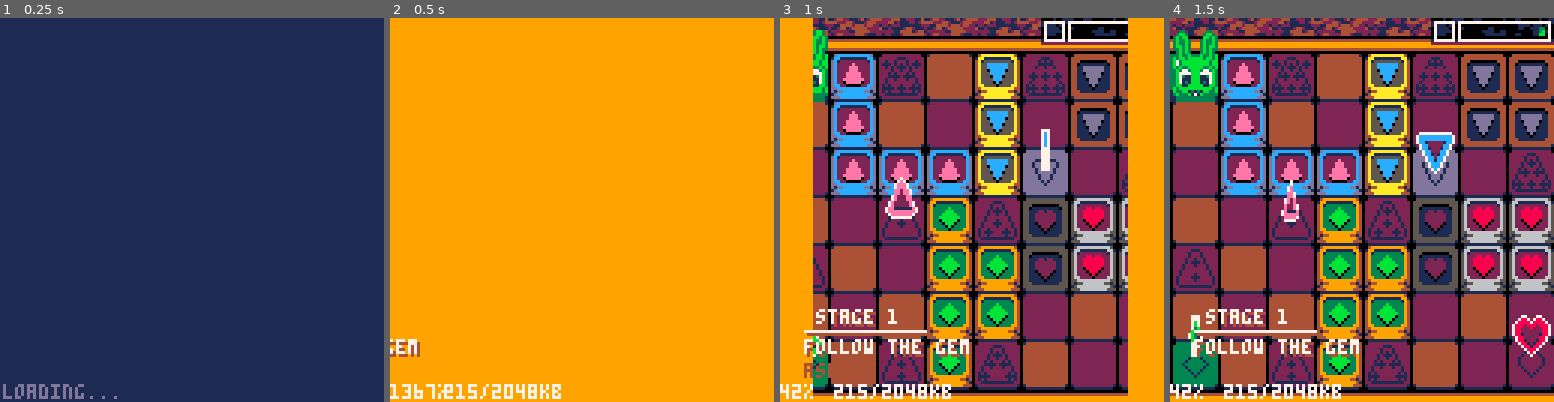
Above: before the commit, frames 1-4 (left to right).
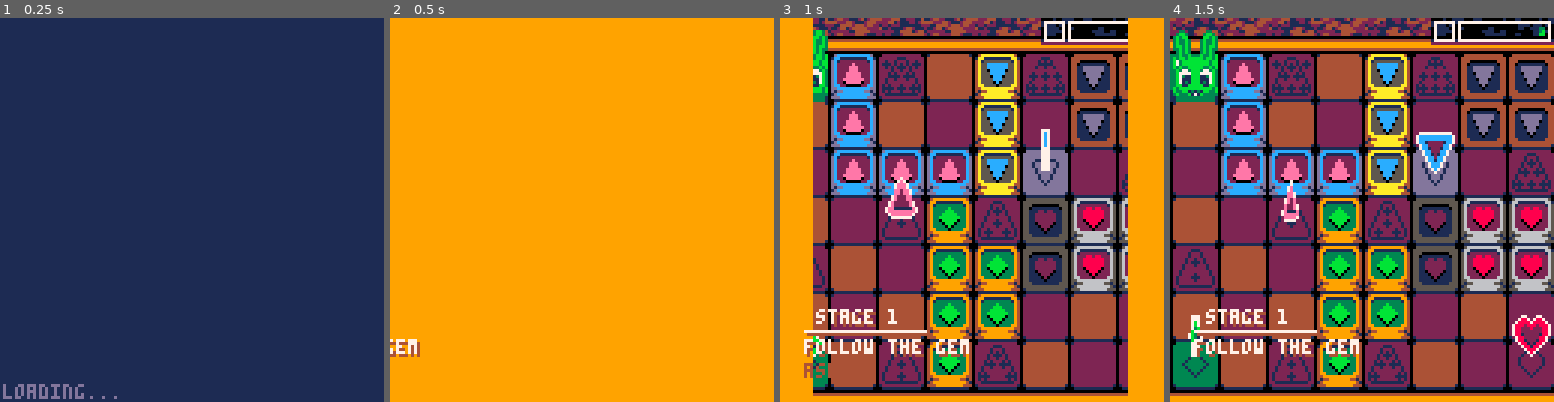
Above: after the commit, the same moments.

Repository: CyanSorcery/blobun_mini
Game: PICO-8 cartridge blobun_mini.p8
Two runs of this game, one before a commit and one after it. Both use one fixed random seed, a clock stepped at 60 frames per second and the inputs below.
Inputs:
- Up to frame 1 (0.25 s): no input
- Up to frame 2 (0.5 s): tap X (X key) at 0.33 s
- Up to frame 3 (1 s): tap O (Z key) at 0.7 s
- Up to frame 4 (1.5 s): tap X (X key) at 1.07 s

Frame 1 is identical in both runs. In frame 2, 0.9% of the frame differs, in the area x 0-45%, y 95-100%; in frame 3, 0.8%; in frame 4, 0.8%.

Commit message:
add stage name/author on pause screen

Diff:
--- a/blobun_mini.p8
+++ b/blobun_mini.p8
@@ -103,6 +103,8 @@
  g_p_intro_cd = max(g_p_intro_cd - 1)
  -- allow to skip stage intro
  if (btnp() & 0x30 > 0 and g_p_intro_cd > 45) g_p_intro_cd = 45
+ -- get rid of stage name if menu is open
+ if (count(g_menu) > 0 and g_p_intro_cd > 10) g_p_intro_cd = 10
  -- do intro animation?
  if (g_p_intro_cd <= 45) g_intro_anim = min(g_intro_anim + .1, 1)
 
@@ -170,13 +172,13 @@
  end
 
  -- show this only on the gameplay screen
- if count(g_list_obj) > 0 then
+ --[[if count(g_list_obj) > 0 then
  -- tmp
   camera(0, 0)
   -- cpu and memory
   ?flr((stat(1)) * 100).."%", 0, 122, 7
   ?flr(stat(0)).."/2048kb", 18, 122, 7
- end
+ end]]
 end
 
 
--- a/scripts/s_gameplay.lua
+++ b/scripts/s_gameplay.lua
@@ -117,14 +117,18 @@
  camera(0, 0)
 
 
- local _show_timers = setting_get(1)
+ local _show_timers, _menus_open = setting_get(1), count(g_menu)
  local _bott_msg_y, _left_top_bar = lerp(127, 115, g_bottom_msg_anim), _show_timers and 0 or 87
 
  -- darken areas of the screen
  poke(0x5F54, 0x60)
  pal(g_pal_dark[1])
- sspr(_left_top_bar, 0, 128, 9, _left_top_bar, 0)
- if (g_bottom_msg_anim > 0) sspr(0, _bott_msg_y, 128, 16, 0, _bott_msg_y)
+ if _menus_open > 0 then
+  sspr(0, 0, 128, 128, 0, 0)
+ else
+  sspr(_left_top_bar, 0, 128, 9, _left_top_bar, 0)
+  if (g_bottom_msg_anim > 0) sspr(0, _bott_msg_y, 128, 16, 0, _bott_msg_y)
+ end
  pal()
  poke(0x5F54, 0x00)
  -- time below goal time?
@@ -155,6 +159,15 @@
   draw_wavy_text(g_stage_win and "stage clear!" or "❎ undo", g_stage_win and 42 or 50, _bott_msg_y + 5, 7, 1.3)
  end
 
+ -- show stage name and author on pause screen?
+ if (_menus_open == 1) then
+  local _offset = sin(g_menu[1].m_anim_factor >> 2) * -32 + -24
+  local _line_x = print_shd("stage "..g_p_i_stage, _offset, 106, 7, 0)
+  line(_offset - 2, 112, _offset + _line_x, 112, 7)
+  print_shd(g_p_sst.s_name, _offset, 115, 7, 0)
+  print_shd(g_p_sst.s_author, _offset, 122, 13, 0)
+ end
+
  --?g_list_obj[1].tilestouched.."/"..g_tile_count,8,32,7
 
 end
